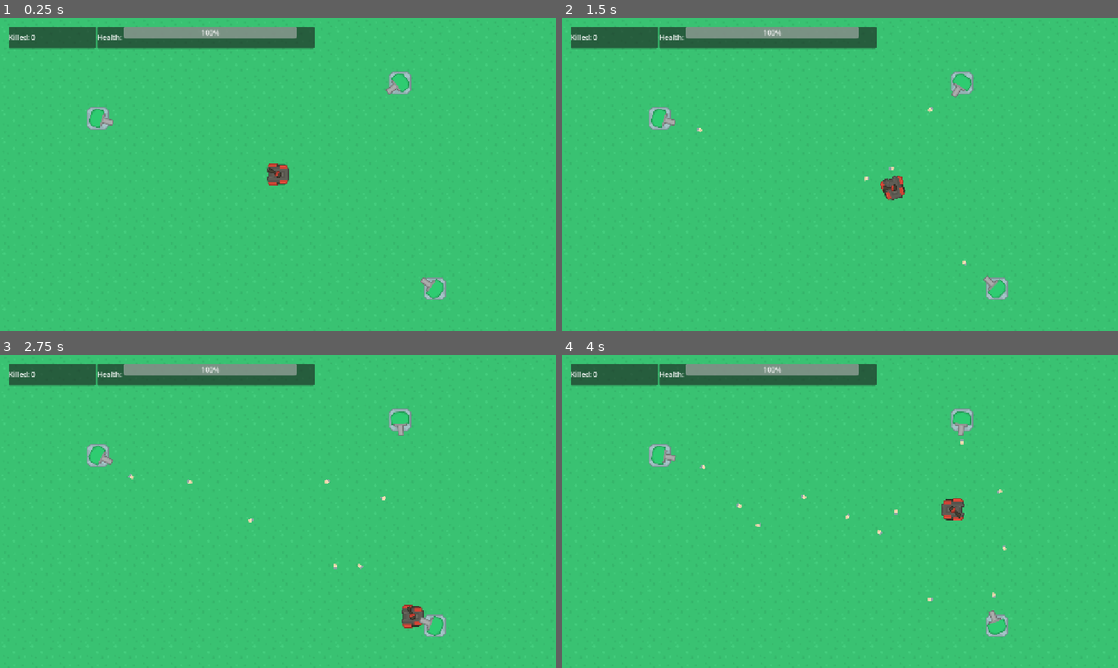
Above: before the commit, frames 1-4 (two rows, left to right).
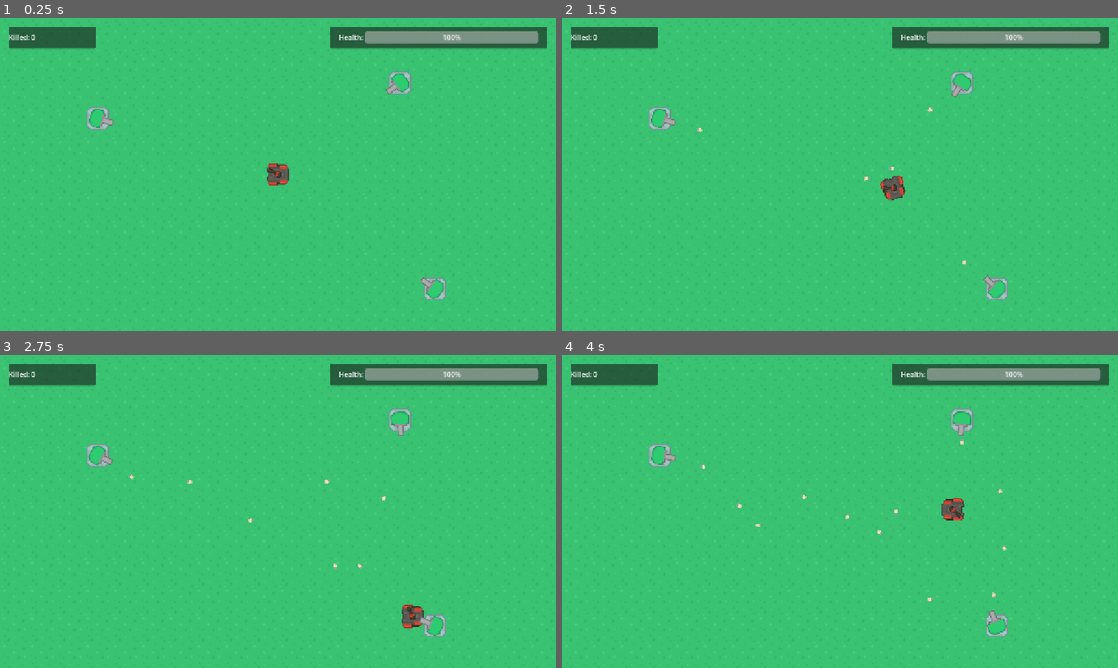
Above: after the commit, the same moments.

Repository: xiemulei/Battle-Tank
Game: Godot game, scene res://Scenes/game/game.tscn
Two runs of this game, one before a commit and one after it. Both use one fixed random seed, a clock stepped at 60 frames per second and the inputs below.
Inputs (mouse positions are in pixels of both pictures, inside the frame that each line leads up to):
- Up to frame 1 (0.25 s): no input
- Up to frame 2 (1.5 s): tap Enter at 0.5 s; move the mouse to (962, 158) at 0.52 s; hold D (right) 0.53-1.28 s; click (962, 158) at 0.6 s; move the mouse to (728, 190) at 1.27 s; hold S (down) from 1.28 s (still down); click (728, 190) at 1.35 s
- Up to frame 3 (2.75 s): move the mouse to (333, 442) at 2.02 s; release S (down) at 2.03 s; hold D (right) from 2.03 s (still down); click (333, 442) at 2.1 s
- Up to frame 4 (4 s): move the mouse to (812, 574) at 2.77 s; release D (right) at 2.78 s; hold W (up) 2.78-3.53 s; click (812, 574) at 2.85 s; move the mouse to (1006, 558) at 3.52 s; hold A (left) from 3.53 s (still down); click (1006, 558) at 3.6 s

The runs differ from the first frame. In frame 1, 5.6% of the frame differs, in the area x 17-99%, y 2-10%; in frame 2, 5.6%; in frame 3, 5.6%; in frame 4, 5.6%.

Commit message:
修复hud显示问题

Diff:
--- a/Scenes/UI/hud.tscn
+++ b/Scenes/UI/hud.tscn
@@ -36,6 +36,10 @@
 layout_mode = 2
 text = "Killed: 0"
 
+[node name="Spacer" type="Control" parent="MarginContainer/HBoxContainer" unique_id=888888001]
+layout_mode = 2
+size_flags_horizontal = 3
+
 [node name="PanelContainer2" type="PanelContainer" parent="MarginContainer/HBoxContainer" unique_id=1031850857]
 custom_minimum_size = Vector2(500, 50)
 layout_mode = 2
@@ -43,6 +47,8 @@
 
 [node name="HBoxContainer" type="HBoxContainer" parent="MarginContainer/HBoxContainer/PanelContainer2" unique_id=486142113]
 layout_mode = 2
+alignment = 1
+size_flags_vertical = 4
 
 [node name="Label" type="Label" parent="MarginContainer/HBoxContainer/PanelContainer2/HBoxContainer" unique_id=198327783]
 layout_mode = 2
